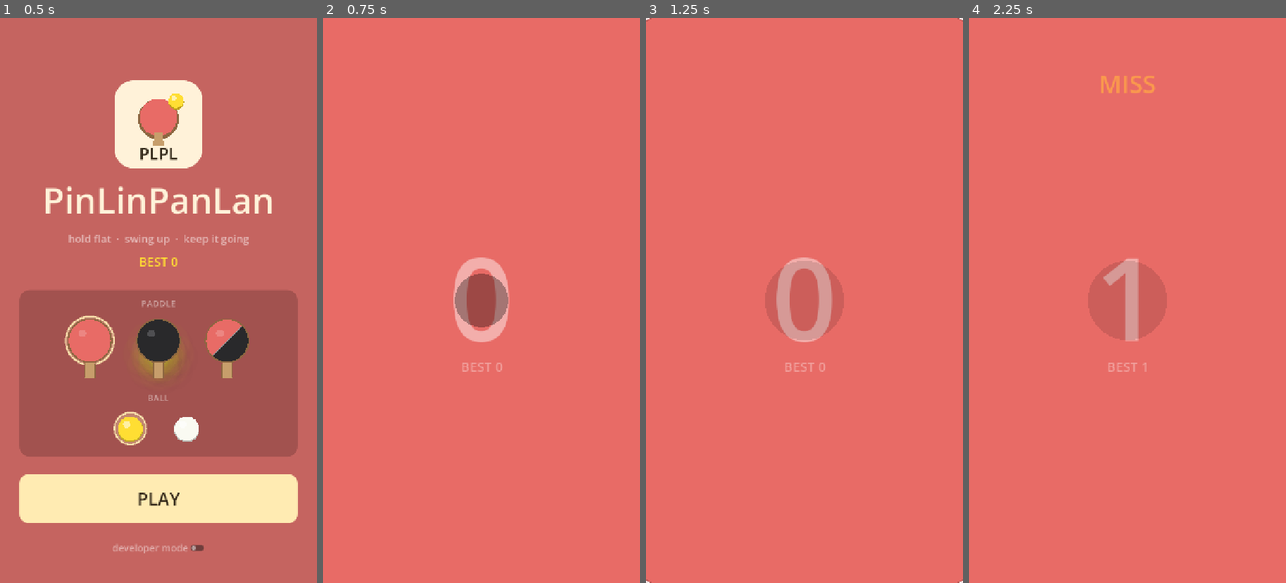
Above: before the commit, frames 1-4 (left to right).
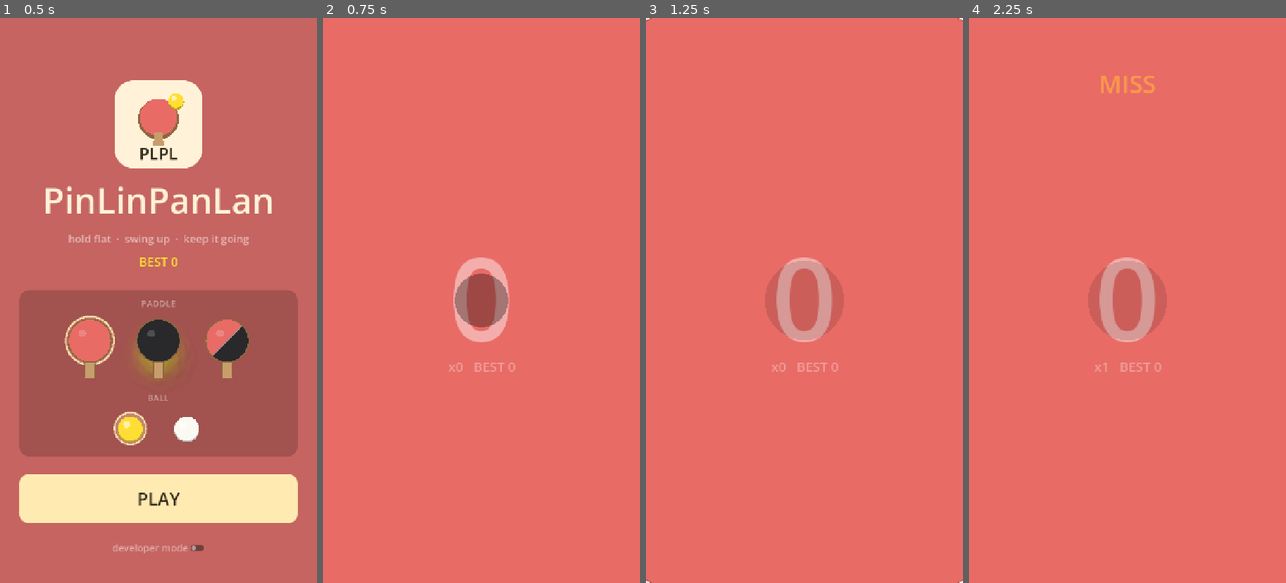
Above: after the commit, the same moments.

Repository: Xionday/Papapa
Game: Godot game, scene res://scenes/main.tscn
The game is run twice, just before and just after one commit, with the same random seed, the same clock (stepped at 60 frames per second) and the same inputs.
Inputs (mouse positions are in pixels of both pictures, inside the frame that each line leads up to):
- Up to frame 1 (0.5 s): no input
- Up to frame 2 (0.75 s): click "PLAY" at 0.5 s
- Up to frame 3 (1.25 s): no input
- Up to frame 4 (2.25 s): tap Enter at 1.25 s; move the mouse to (1197, 272) at 1.27 s; click (1197, 272) at 1.42 s; move the mouse to (1064, 328) at 2.02 s; click (1064, 328) at 2.17 s

Frame 1 is identical in both runs. In frame 2, 0.1% of the frame differs, in the area x 39-61%, y 61-63%; in frame 3, 0.1%; in frame 4, 1.7%, in the area x 39-61%, y 42-63%.

Commit message:
計分 perfect+3 / good+1；感測器授權改為遊戲風格跳窗；專案名 PinLinPanLan；iOS 匯出 preset
- 置中大數字改為分數，下方小字 x連擊 與 BEST(分數)；結算同步
- web/motion.js：授權改為全螢幕毛玻璃跳窗(標誌、標題、說明、ENABLE MOTION)，非 iOS 自動開始不顯示；拒絕時顯示指引
- export_presets.cfg 新增 iOS preset：bundle com.xionday.pinlinpanlan，min iOS 16，排除 web/tests/build

Co-Authored-By: Claude Fable 5.1 <noreply@anthropic.com>
Claude-Session: https://claude.ai/code/session_01M2isnyCwhhtueNisXY1RbR

Diff:
--- a/project.godot
+++ b/project.godot
@@ -10,7 +10,7 @@
 
 [application]
 
-config/name="Papapa"
+config/name="PinLinPanLan"
 run/main_scene="res://scenes/main.tscn"
 config/features=PackedStringArray("4.7", "GL Compatibility")
 config/icon="res://icon.svg"
--- a/scripts/game.gd
+++ b/scripts/game.gd
@@ -80,7 +80,7 @@
 @export var zone_scale: float = 1.0         ## 全部半徑的倍率（tune 用）
 @export var zone_dist_scale: float = 1.0    ## 全部距離的倍率（tune 用）
 
-const SCORE := {"perfect": 3, "good": 2, "bad": 1, "miss": 0}
+const SCORE := {"perfect": 3, "good": 1, "bad": 0, "miss": 0}
 
 ## ---- 狀態 ----
 var ball_pos: Vector2 = Vector2.ZERO        ## 世界座標，px
@@ -755,11 +755,11 @@
 	if counter_visible:
 		var font := ThemeDB.fallback_font
 		var c := vp * 0.5
-		var txt := "%d" % streak
+		var txt := "%d" % score
 		var fs := 260
 		var w: float = font.get_string_size(txt, HORIZONTAL_ALIGNMENT_CENTER, -1, fs).x
 		draw_string(font, Vector2(c.x - w * 0.5, c.y + fs * 0.35), txt, HORIZONTAL_ALIGNMENT_LEFT, -1, fs, Color(1, 1, 1, 0.45))
-		var bt := "BEST %d" % best_streak
+		var bt := "x%d   BEST %d" % [streak, best_score]
 		var bw: float = font.get_string_size(bt, HORIZONTAL_ALIGNMENT_CENTER, -1, 30).x
 		draw_string(font, Vector2(c.x - bw * 0.5, c.y + fs * 0.35 + 70.0), bt, HORIZONTAL_ALIGNMENT_LEFT, -1, 30, Color(1, 1, 1, 0.35))
 
--- a/scripts/hud.gd
+++ b/scripts/hud.gd
@@ -195,9 +195,9 @@
 	_last_event = "STOPPED  last %s  peak %.1f" % [_game.last_grade, _game.last_peak]
 	var c: Dictionary = st["counts"]
 	_r_reason.text = "OUT OF THE ZONE" if _game.fell_outside else "TWO BAD HITS"
-	_r_count.text = "%d" % streak
-	var is_best: bool = streak >= _game.best_streak and streak > 0
-	_r_best.text = "NEW BEST" if is_best else "BEST %d" % _game.best_streak
+	_r_count.text = "%d" % score
+	var is_best: bool = score >= _game.best_score and score > 0
+	_r_best.text = ("NEW BEST   x%d" % streak) if is_best else ("BEST %d   x%d" % [_game.best_score, streak])
 	_r_grades.get_node("Perfect/N").text = "%d" % c["perfect"]
 	_r_grades.get_node("Good/N").text = "%d" % c["good"]
 	_r_grades.get_node("Bad/N").text = "%d" % c["bad"]
@@ -228,7 +228,7 @@
 	_score.text = "%d" % _game.score
 	_game.counter_visible = not _menu.visible and not _results.visible
 	if _menu.visible:
-		_menu_best.text = "BEST %d" % _game.best_streak
+		_menu_best.text = "BEST %d" % _game.best_score
 	_debug.text = "\n".join([
 		"sensor %s  %d Hz  fps %d  haptic %s" % [_sensor.status, _sensor.hz, Engine.get_frames_per_second(), _sensor.haptic_mode],
 		"up accel %+5.1f   horiz %4.1f   h %.2f m   zone %d left %d" % [_game.up_accel, _game.horiz_accel.length(), _game.ball_h, _game.zone_index, _game.zone_left],
Not shown, changed: export_presets.cfg
Not shown, added: scripts/logo_mark.gd.uid
Not shown, added: tests/render_judge.gd.uid
Not shown, added: tests/render_perfect.gd.uid
